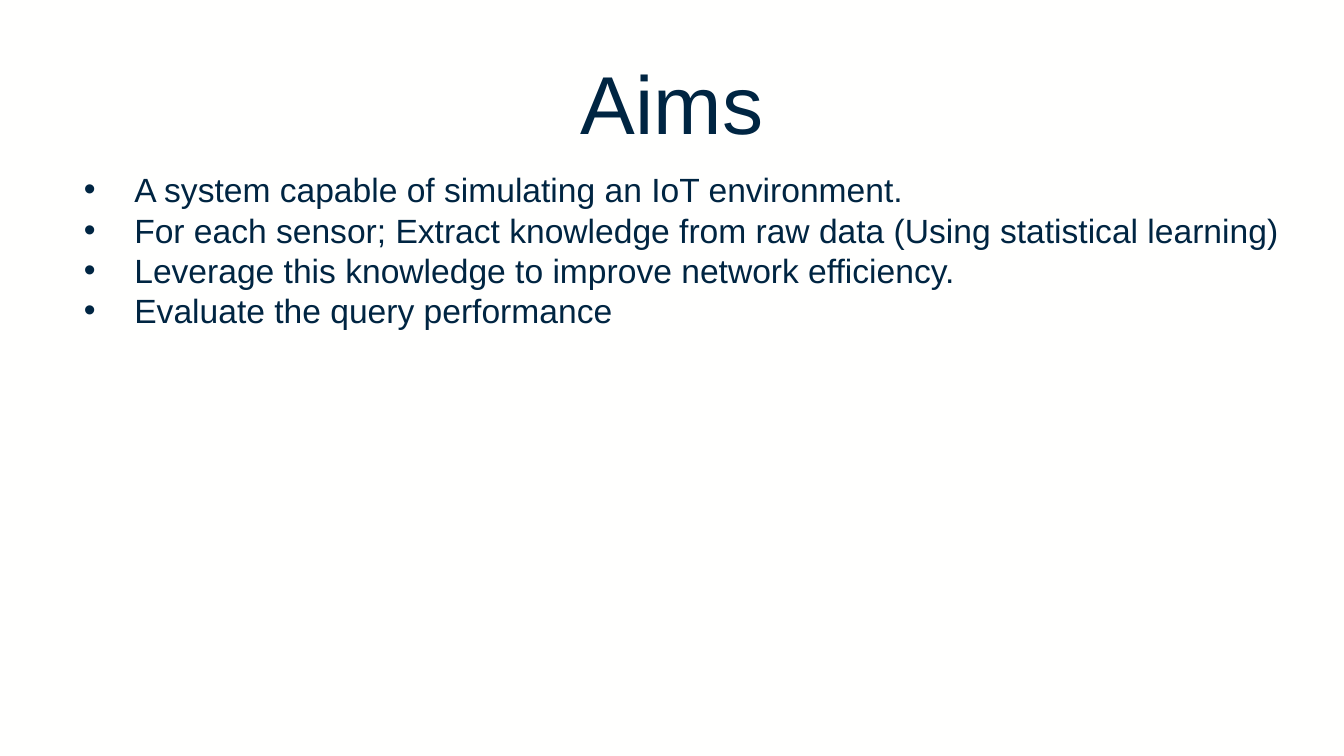
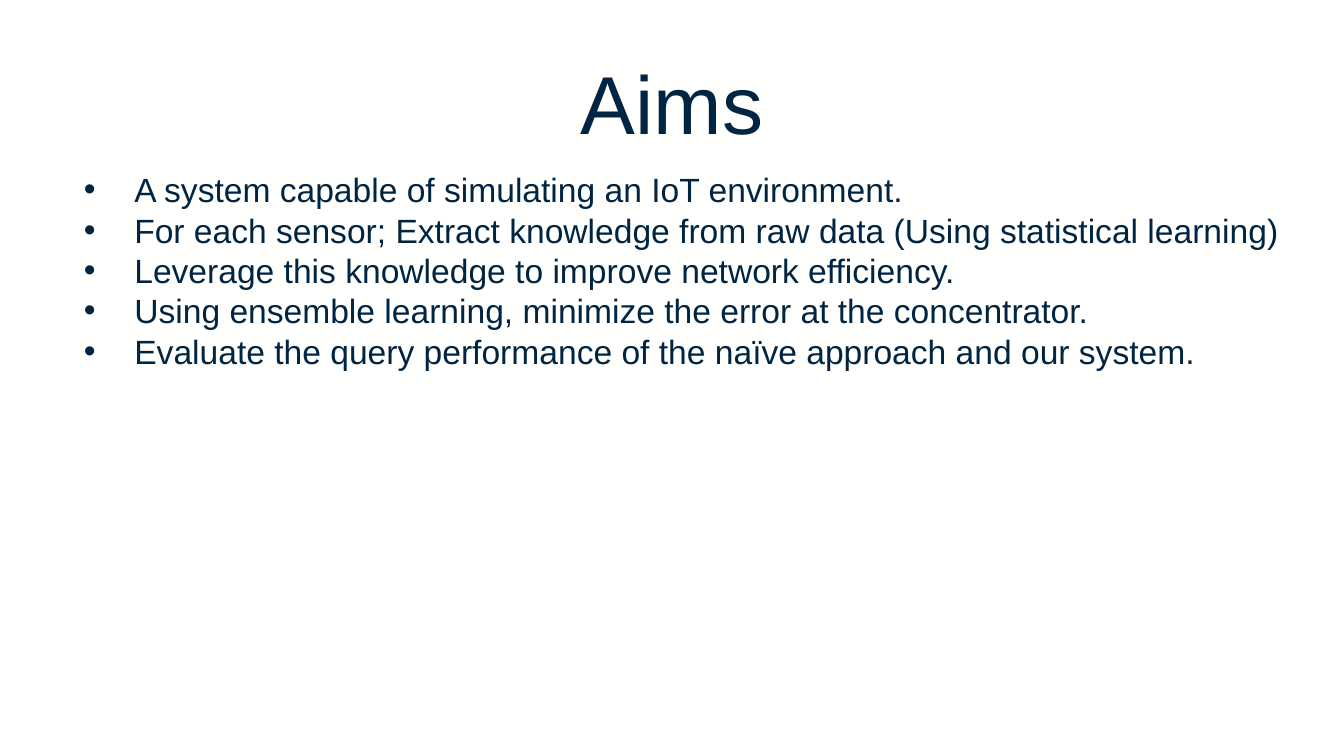
Before and after one commit to kryptonmlt/knowledgedistribution, a slide deck: slide 9 of Dissertation/MastersVideo.pptx. Drawn at 1344x756 pixels with LibreOffice and Linux fonts; fonts in the diff are those of the drawing. Boxes give left, top, right and bottom in pixels: in the first picture for what was removed or moved away, otherwise in the second. Text is boxed around its words. In the diff, an @@ line names an element or a change of style, - is before the commit and + after.

Commit message:
fixed most corrections... remaining: Figure 1: Trade-off error/discrepancy vs. overhead due to local learning and update ---one pillar Figure 2: Trade-off accuracy vs. overhead due to ensemble learning for analytics --another pillar.

```diff
--- a/Dissertation/MastersVideo.pptx
+++ b/Dissertation/MastersVideo.pptx
@@ text at [134, 298, 1195, 370]: text changed @@
-  • Evaluate the query performance
+  • Using ensemble learning, minimize the error at the concentrator.
+  • Evaluate the query performance of the naïve approach and our system.
```
Also in this commit, not shown: 4 other slides changed, 15 other files.
